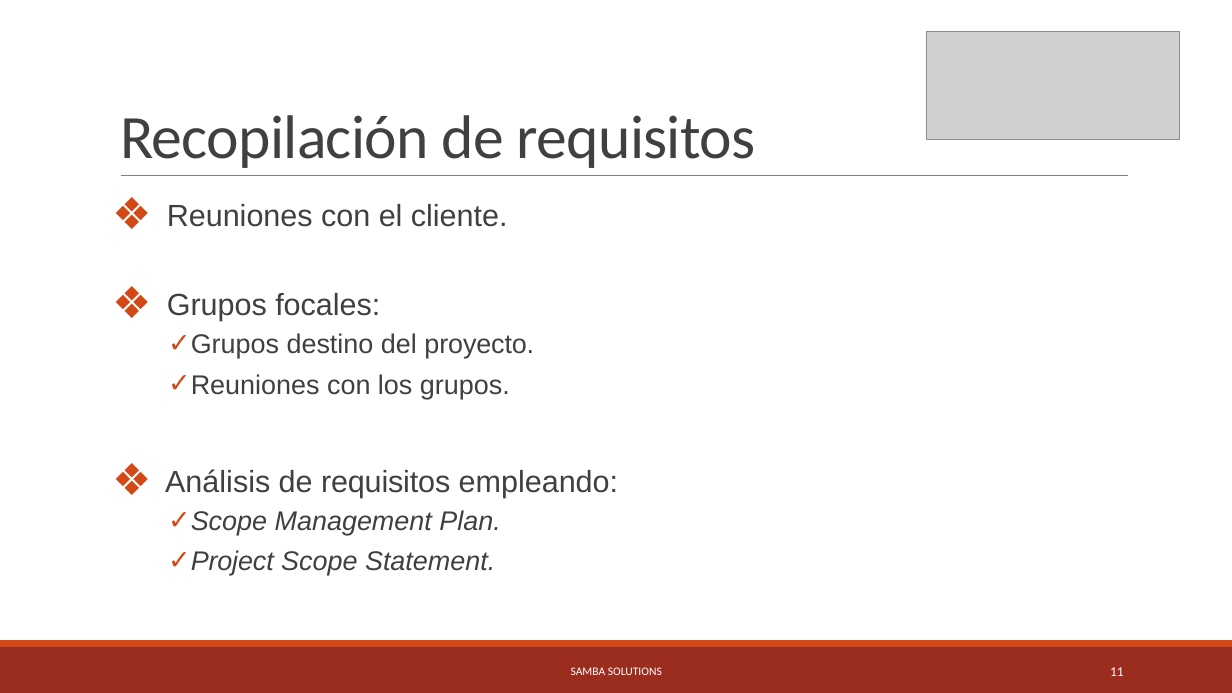
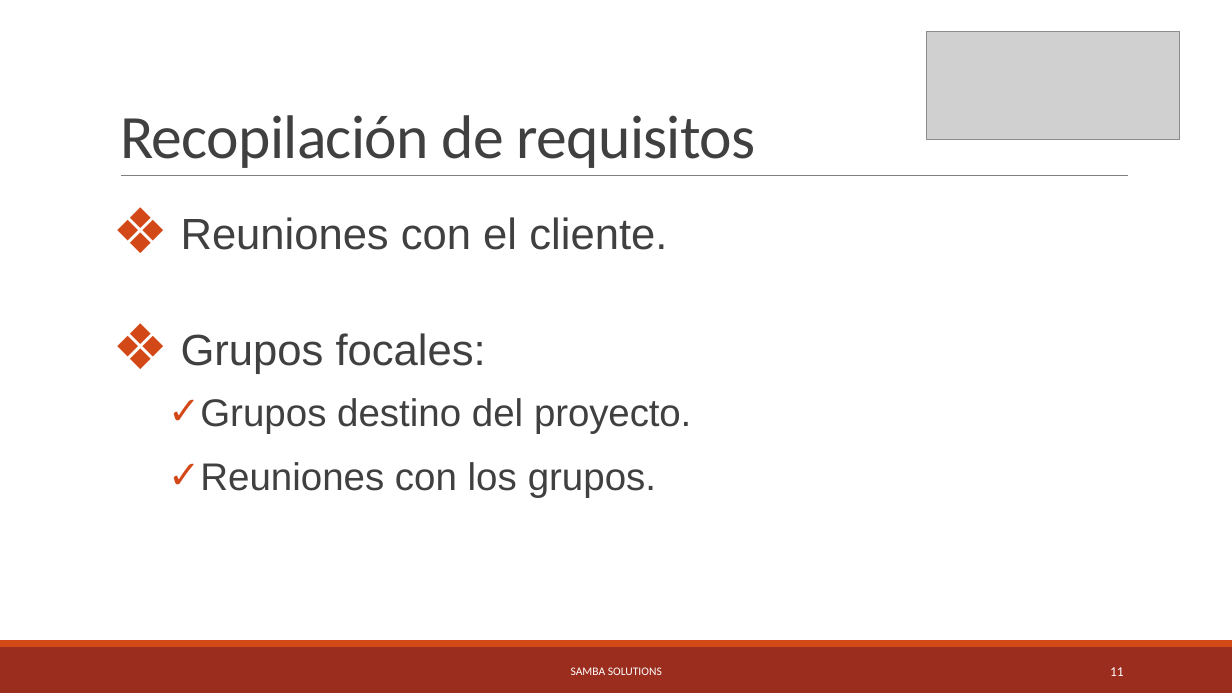
Before and after one commit to galledohm/Gestion_Proyectos, a slide deck: slide 11 of Documentos_generados/Integracion_Alcance/Entregable_1_Gestion.pptx. Drawn at 1232x693 pixels with LibreOffice and Linux fonts; fonts in the diff are those of the drawing; grey boxes stand for pictures. Boxes give left, top, right and bottom in pixels: in the first picture for what was removed or moved away, otherwise in the second. Text is boxed around its words. In the diff, an @@ line names an element or a change of style, - is before the commit and + after.

Commit message:
He modificado las de diapositivas delplan de gestión del alcance y la recopilación de requisitos

```diff
--- a/Documentos_generados/Integracion_Alcance/Entregable_1_Gestion.pptx
+++ b/Documentos_generados/Integracion_Alcance/Entregable_1_Gestion.pptx
@@ text "Reuniones con el cliente." at box(181, 217, 691, 497): size 23.8 to 34 pt in "Reuniones con el cliente.", "Grupos focales:"; size 21 to 30 pt in "Grupos destino del proyecto.", "Reuniones con los grupos."; line spacing 1 to 1.2 @@
@@ text at box(165, 469, 618, 575): paragraphs removed @@
-❖ Análisis de requisitos empleando:
-      ✓ Scope Management Plan.
-      ✓ Project Scope Statement.
```
Also in this commit, not shown: 2 other slides changed.
